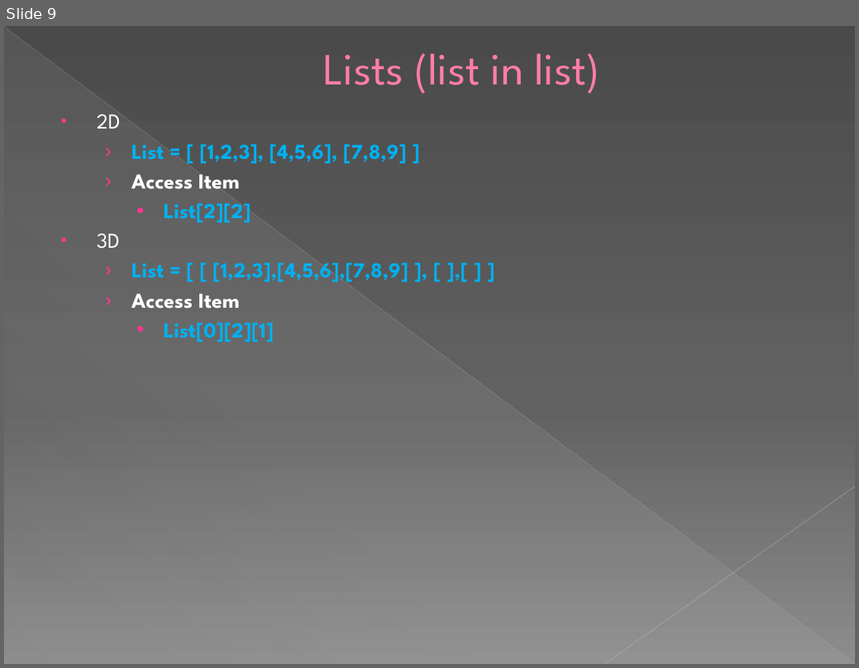
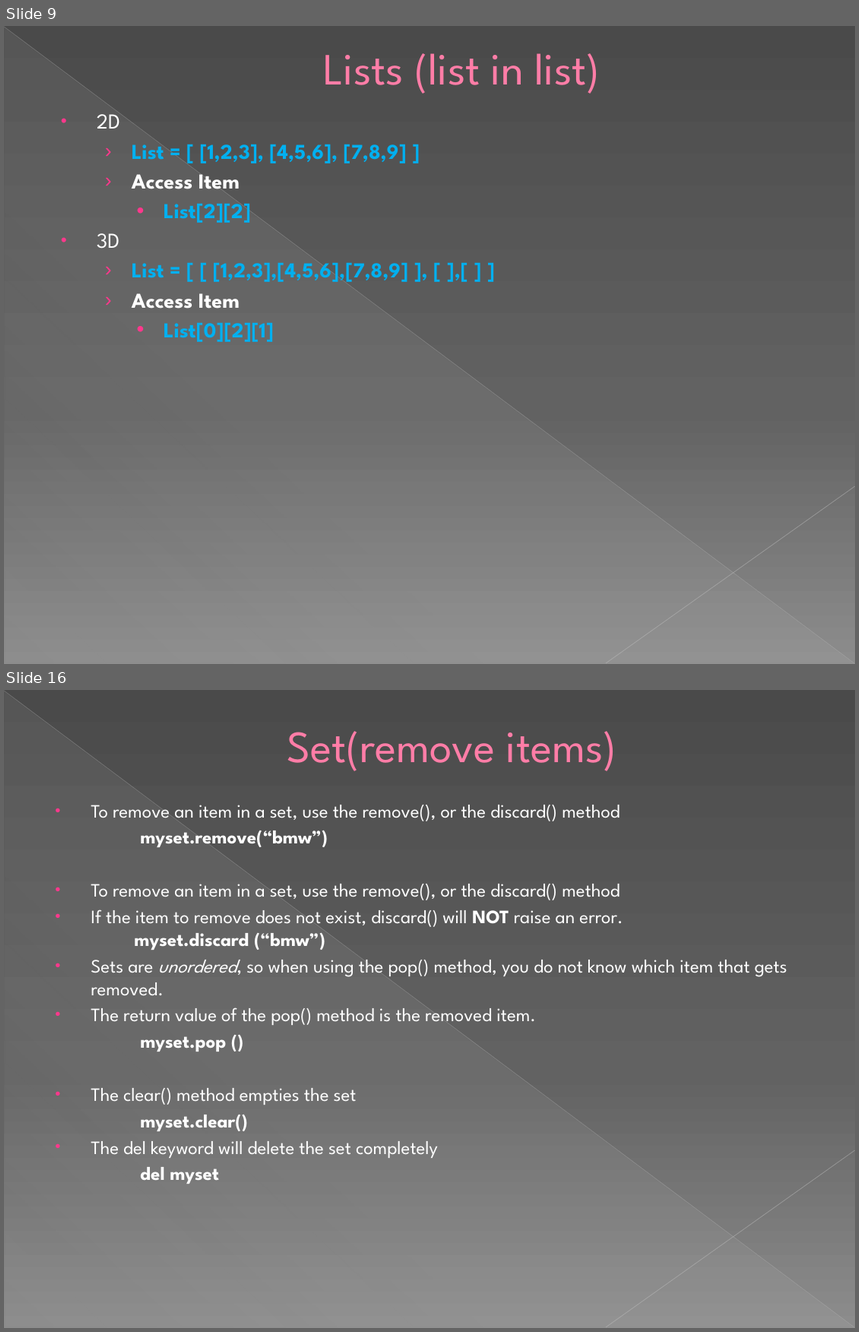
Before and after one commit to AsipiRavi2/pythonforbeginners, a slide deck: module3/Module3.pptx. Shown one above the other, each under a label of ours: slide 9 before the commit, slides 9 and 16 after it; the slides between them are not shown. The pictures are 859x668 and 859x1332 pixels, drawn with LibreOffice and Linux fonts; fonts in the diff are those of the drawing. Boxes give left, top, right and bottom in pixels: in the first picture for what was removed or moved away, otherwise in the second. Text is boxed around its words. In the diff, an @@ line names an element or a change of style, - is before the commit and + after.

```diff
--- a/module3/Module3.pptx
+++ b/module3/Module3.pptx
@@ slide 16 added at <box>4,690,855,1328</box>, background gradient #4A4A4A to #626262 to #8C8C8C; not listed: 3 template elements that a slide beside it also shows @@
@@ title added at <box>287,731,617,771</box>, 37.8 pt, text #FF7DA7 @@
+Set(remove items)
@@ text added at <box>91,805,788,1184</box>, 16 pt, text #FFFFFF @@
+• To remove an item in a set, use the remove(), or the discard() method
+myset.remove(“bmw”)
+• To remove an item in a set, use the remove(), or the discard() method
+• If the item to remove does not exist, discard() will NOT raise an error.
+  myset.discard (“bmw”)
+• Sets are unordered, so when using the pop() method, you do not know which item that gets removed.
+• The return value of the pop() method is the removed item.
+myset.pop ()
+• The clear() method empties the set
+myset.clear()
+• The del keyword will delete the set completely
+del myset
```
Also in this commit, not shown: 4 slides changed, 8 other slides added, 2 other files.
